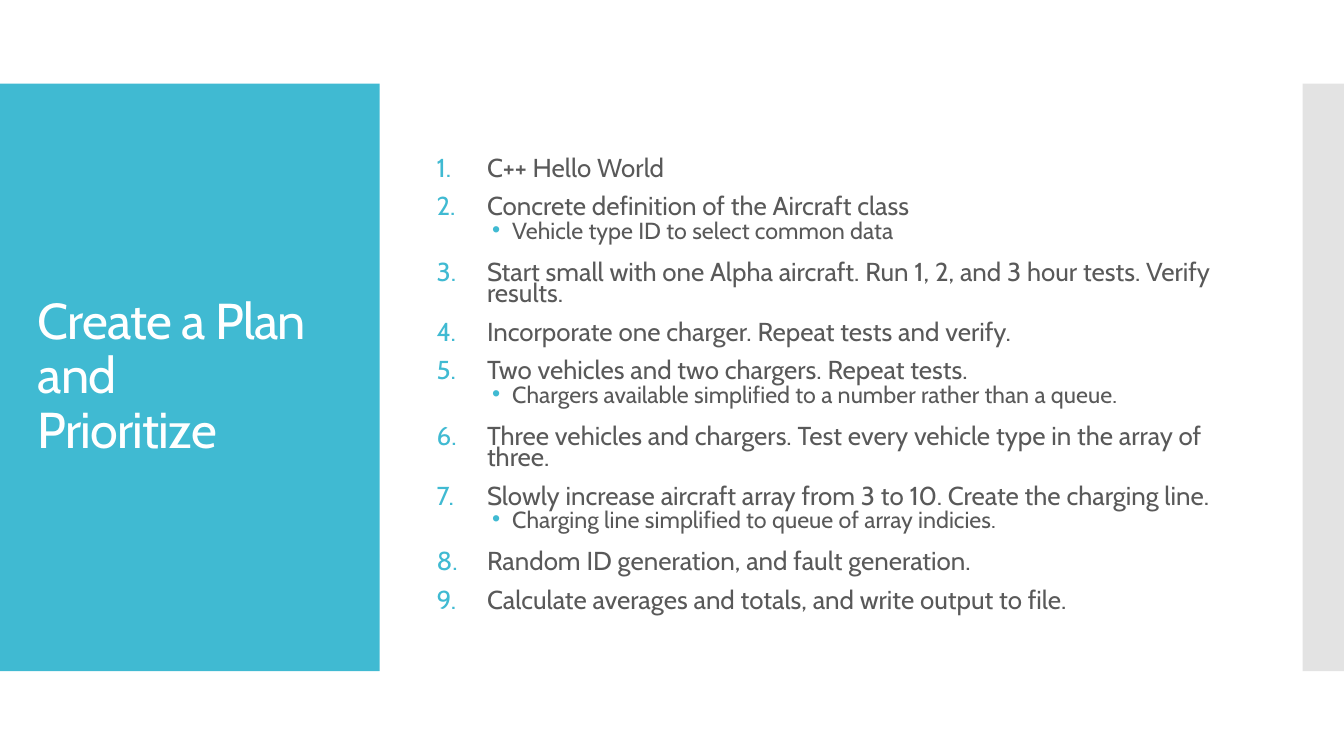
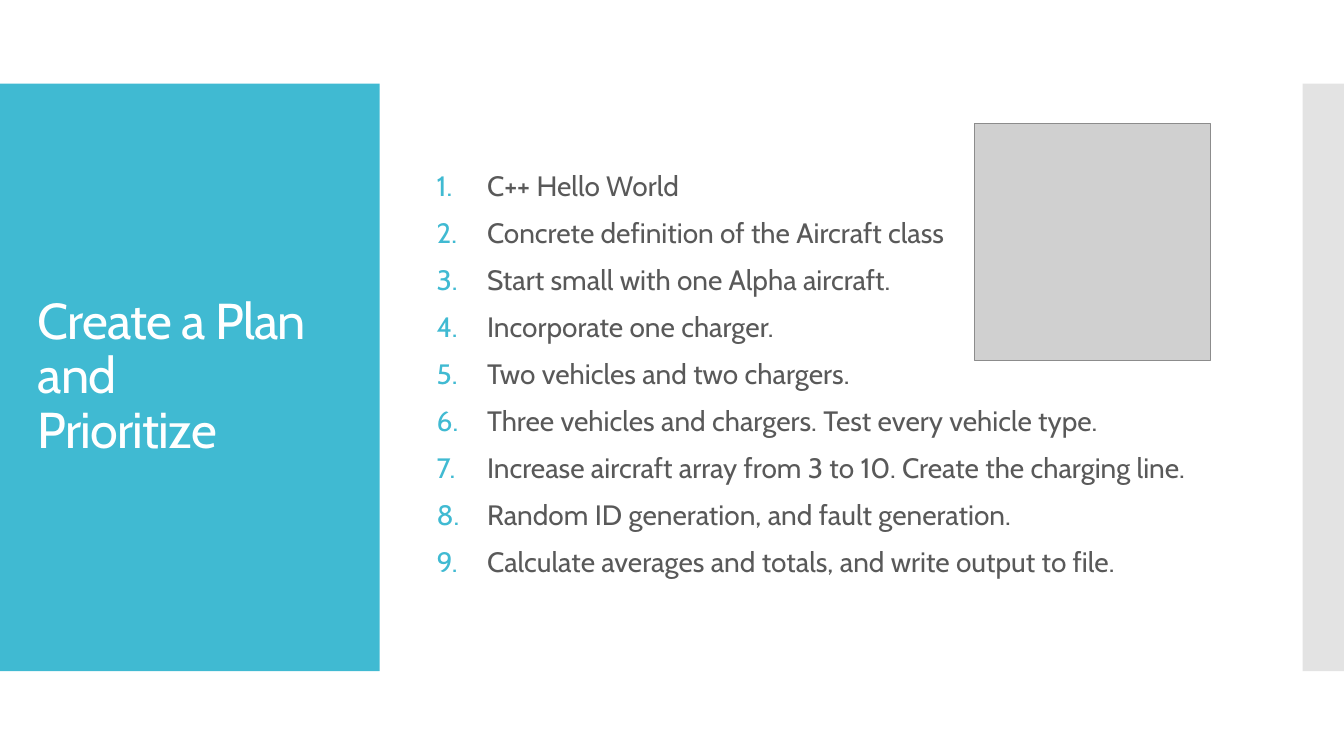
Before and after one commit to kjnorth/JobyEVtolSim, a slide deck: slide 5 of notes/joby_evtol_presentation.pptx (slide 4 before the commit). Drawn at 1344x756 pixels with LibreOffice and Linux fonts; fonts in the diff are those of the drawing; grey boxes stand for pictures. Boxes give left, top, right and bottom in pixels: in the first picture for what was removed or moved away, otherwise in the second. Text is boxed around its words. In the diff, an @@ line names an element or a change of style, - is before the commit and + after.

Commit message:
presentation is complete

```diff
--- a/notes/joby_evtol_presentation.pptx
+++ b/notes/joby_evtol_presentation.pptx
@@ picture added at (x1=975, y1=124, x2=1211, y2=360) @@
@@ text at (x1=487, y1=175, x2=1115, y2=579): size 18.5 to 20 pt in "C++ Hello World", "Concrete definition of the Aircraft class", "Random ID generation, and fault generation.", "Calculate averages and totals, and write output ..."; line spacing 0.7 to 0.9 @@
@@ text at (x1=487, y1=269, x2=1185, y2=485): text changed; size 18.5 to 20 pt @@
-  • Vehicle type ID to select common data
-3. Start small with one Alpha aircraft. Run 1, 2, and 3 hour tests. Verify results.
-4. Incorporate one charger. Repeat tests and verify.
-5. Two vehicles and two chargers. Repeat tests.
-  • Chargers available simplified to a number rather than a queue.
-6. Three vehicles and chargers. Test every vehicle type in the array of three.
-7. Slowly increase aircraft array from 3 to 10. Create the charging line.
-  • Charging line simplified to queue of array indicies.
+3. Start small with one Alpha aircraft.
+4. Incorporate one charger.
+5. Two vehicles and two chargers.
+6. Three vehicles and chargers. Test every vehicle type.
+7. Increase aircraft array from 3 to 10. Create the charging line.
```
Also in this commit, not shown: 3 other slides changed, 2 slides added, 2 other files.
